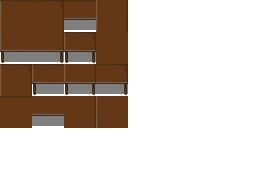
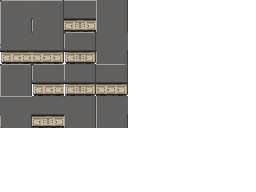
The second 256 × 192 image is a revision of the first. Changes to its layers:
renamed "countertops" to "cupboards", showed it, painted on it over [0, 0, 128, 128]
showed "counter shadoow" over [1, 51, 128, 96]
